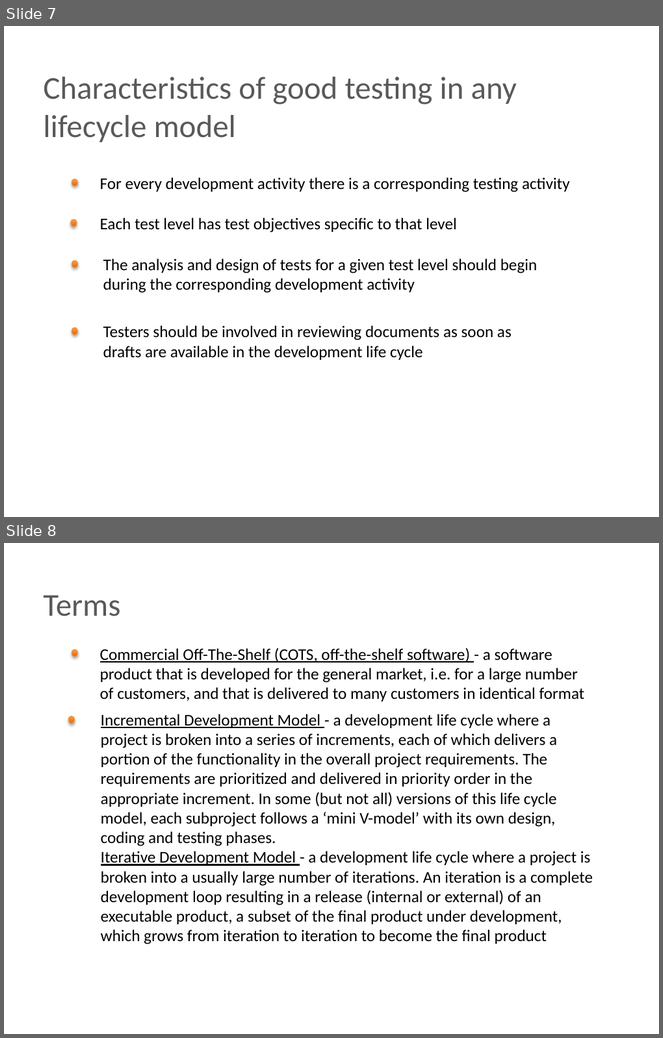
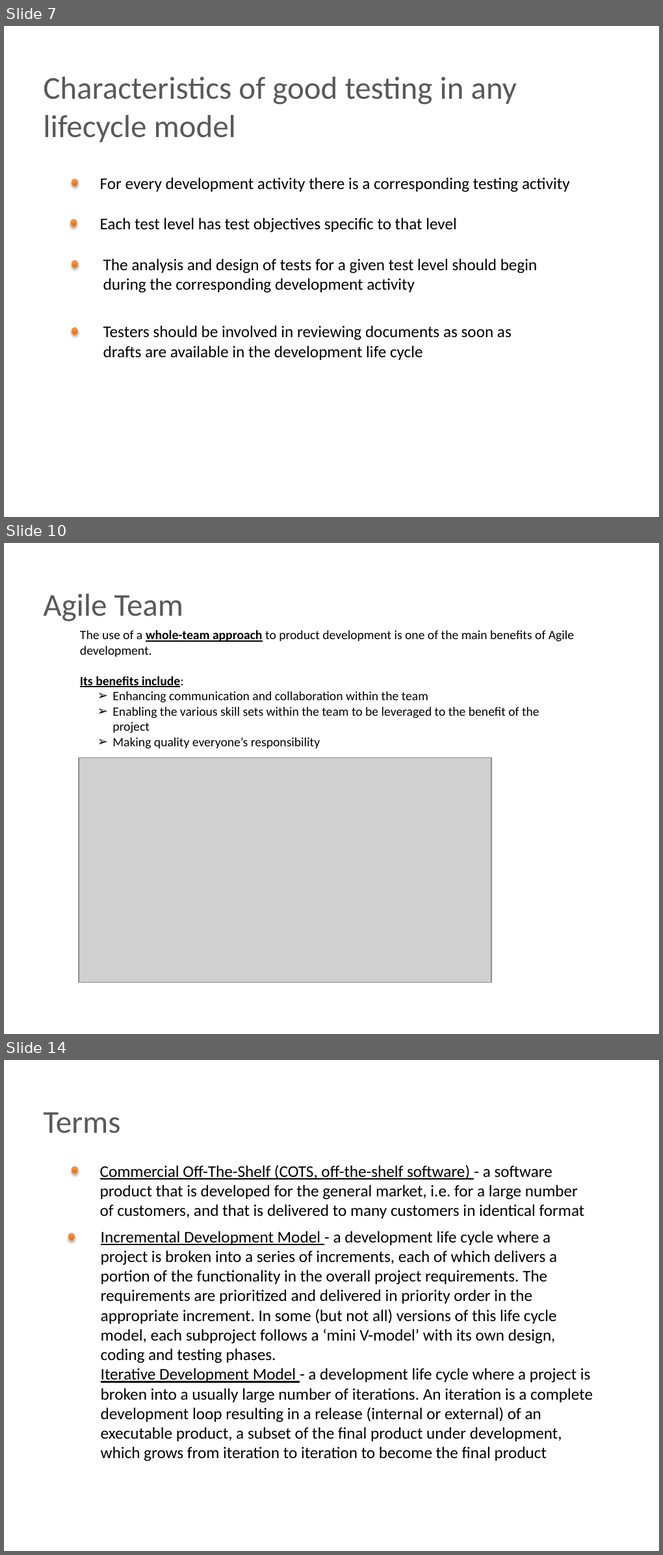
Before and after one commit to BigRacer/swtesting, a slide deck: inna/Занятие2/Занятие 2.pptx. Shown one above the other, each under a label of ours: slides 7 and 8 before the commit, slides 7, 10 and 14 after it; the slides between them are not shown. The pictures are 663x1038 and 663x1555 pixels, drawn with LibreOffice and Linux fonts; fonts in the diff are those of the drawing; grey boxes stand for pictures; background and template pictures are left out. Boxes give left, top, right and bottom in pixels: in the first picture for what was removed or moved away, otherwise in the second. Text is boxed around its words. In the diff, an @@ line names an element or a change of style, - is before the commit and + after.

```diff
--- a/inna/Занятие2/Занятие 2.pptx
+++ b/inna/Занятие2/Занятие 2.pptx
@@ slide 10 added at bbox=[4, 543, 659, 1034], background picture (left out) @@
@@ text added at bbox=[43, 594, 184, 622], 35 pt, text #595959 @@
+Agile Team
@@ text added at bbox=[80, 630, 574, 749], 14 pt, text #000000 @@
+The use of a whole-team approach to product development is one of the main benefits of Agile development.
+Its benefits include:
+  ➢ Enhancing communication and collaboration within the team
+  ➢ Enabling the various skill sets within the team to be leveraged to the benefit of the project
+  ➢ Making quality everyone’s responsibility
@@ picture added at bbox=[79, 758, 492, 983] @@
@@ what was slide 8 is now slide 14 @@
```
Also in this commit, not shown: 5 other slides added.
